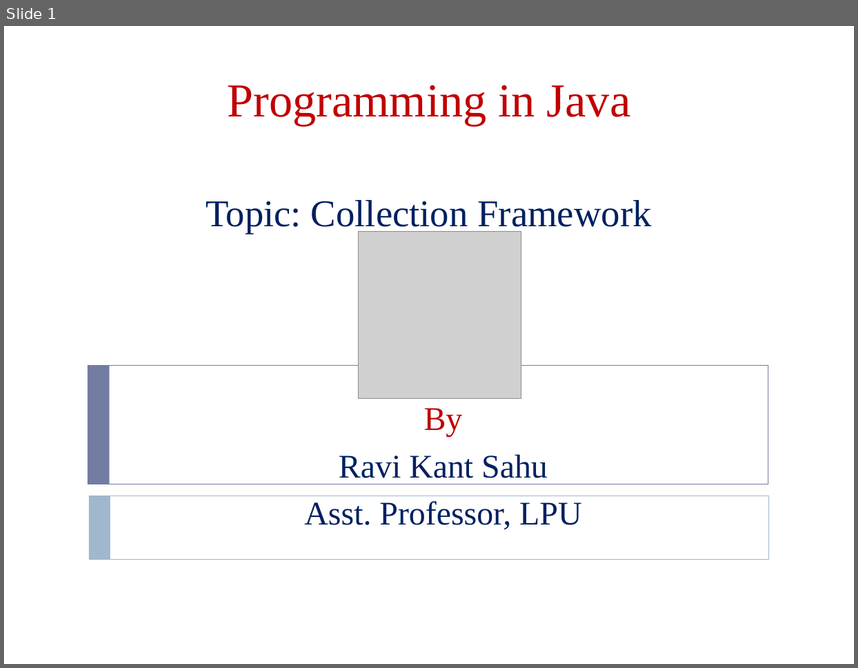
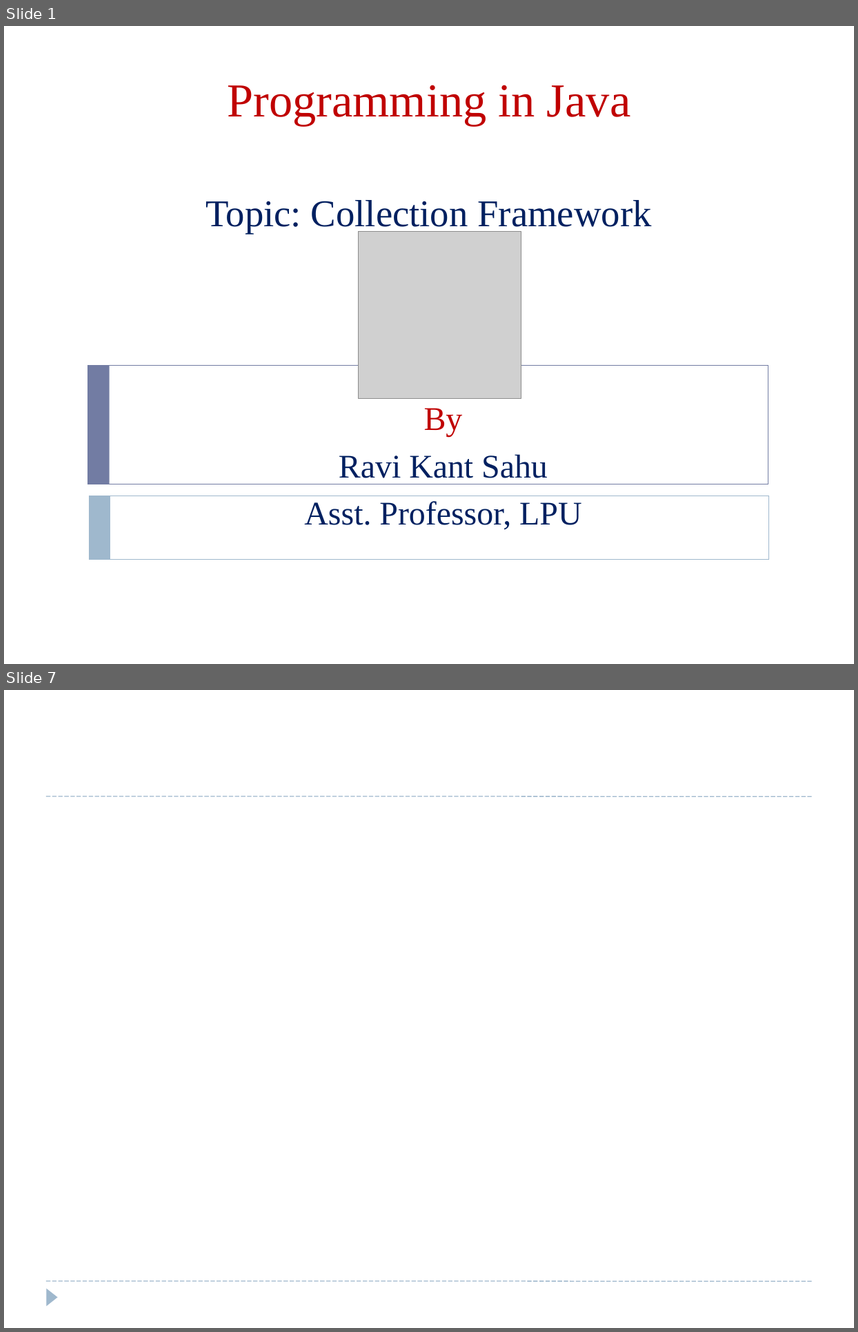
Before and after one commit to vaibhavpareek/JavaNotes, a slide deck: Javafiles/Allppts/23. Collection API.ppt. Shown one above the other, each under a label of ours: slide 1 before the commit, slides 1 and 7 after it; the slides between them are not shown. The pictures are 858x668 and 858x1332 pixels, drawn with LibreOffice and Linux fonts; fonts in the diff are those of the drawing; grey boxes stand for pictures; background and template pictures are left out. Boxes give left, top, right and bottom in pixels: in the first picture for what was removed or moved away, otherwise in the second. Text is boxed around its words. In the diff, an @@ line names an element or a change of style, - is before the commit and + after.

```diff
--- a/Javafiles/Allppts/23. Collection API.ppt
+++ b/Javafiles/Allppts/23. Collection API.ppt
@@ slide 7 added at <box>4,690,854,1328</box>, background picture (left out) @@
@@ line added from (47, 796) to (811, 796), #9FB8CD 0.74 pt @@
@@ line added from (47, 1281) to (811, 1281), #9FB8CD 0.74 pt @@
@@ triangle added at <box>47,1288,58,1305</box>, fill #9FB8CD @@
```
Also in this commit, not shown: 72 slides changed, 1 slide removed, 53 other files.
